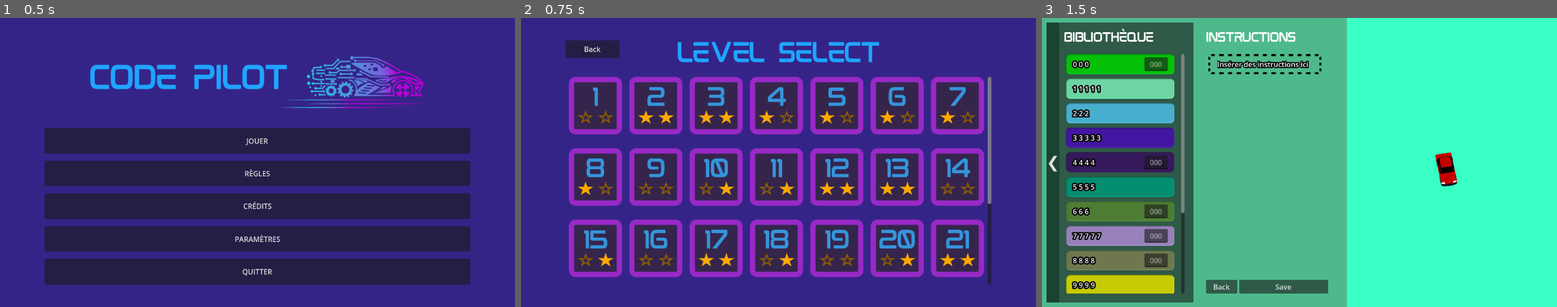
Above: before the commit, frames 1-3 (left to right).
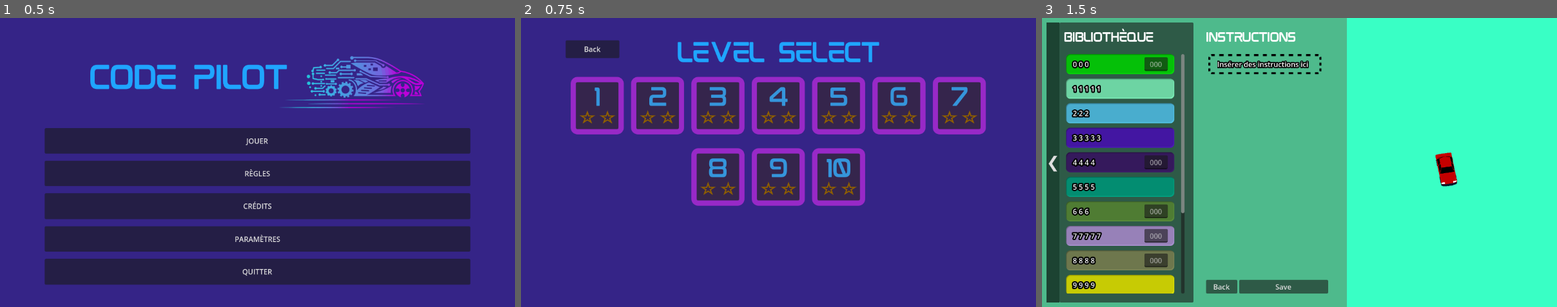
Above: after the commit, the same moments.

Repository: CodePilotIUT/CodePilot
Game: Godot game, scene res://scenes/menus/main_menu.tscn
The game is run twice, just before and just after one commit, with the same random seed, the same clock (stepped at 60 frames per second) and the same inputs.
Inputs (mouse positions are in pixels of both pictures, inside the frame that each line leads up to):
- Up to frame 1 (0.5 s): no input
- Up to frame 2 (0.75 s): click "JOUER" at 0.5 s
- Up to frame 3 (1.5 s): click (1114, 104) at 1.27 s

Frame 1 is identical in both runs. In frame 2, 28% of the frame differs, in the area x 9-92%, y 20-93%; in frame 3, nothing differs.

Commit message:
Création de boutons pour les niveaux en fonction des fichiers disponibles

Diff:
--- a/scripts/ingame/code_library_panel.gd
+++ b/scripts/ingame/code_library_panel.gd
@@ -50,8 +50,8 @@
 
 func set_width(_width: int):
 	width = _width
-	var HSplitContainer = %CodePanel.get_node("MarginContainer").get_node("HSplitContainer")
-	HSplitContainer.split_offset = code_library.size.x - width
+	var HSplit = %CodePanel.get_node("MarginContainer").get_node("HSplitContainer")
+	HSplit.split_offset = code_library.size.x - width
 
 
 func open_panel():
--- a/scripts/menus/levels_menu.gd
+++ b/scripts/menus/levels_menu.gd
@@ -1,11 +1,36 @@
 extends Control
 
-var level_button_scene = preload("res://scenes/menus/elements/level_button.tscn")
+var level_button_scene: PackedScene = preload("res://scenes/menus/elements/level_button.tscn")
 
 func _ready():
-	populate_with_buttons(30)
+	load_level_buttons()
+
+func load_level_buttons():
+	var dir := DirAccess.open("res://levels")
+	if dir:
+		print("Directory opened")
+		dir.list_dir_begin()
+		var file_name = dir.get_next()
+		var level_number := 0
+		while file_name != "":
+			if file_name.ends_with(".json") or true:
+				level_number += 1
+				print("Creation du bouton pour le niveau %d" % level_number)
+				create_level_button(file_name, level_number)
+			file_name = dir.get_next()
+	else:
+		print("Failed to open the directory.")
+
+func create_level_button(file_name: String, level_number: int):
+	var level_button := level_button_scene.instantiate()
+	%LevelsList.add_child(level_button)
+	level_button.set_level(level_number)
+
+func get_button_text(file_name: String) -> String:
+	return file_name.replace(".json", "").capitalize()
 
 func populate_with_buttons(n):
+	"""Populate the list with n button (for testing purposes)"""
 	var list = %LevelsList
 	for i in range(n):
 		var button = level_button_scene.instantiate()
Empty file added: levels/level_1.json
Empty file added: levels/level_10.json
Empty file added: levels/level_2.json
Empty file added: levels/level_3.json
Empty file added: levels/level_4.json
Empty file added: levels/level_5.json
Empty file added: levels/level_6.json
Empty file added: levels/level_7.json
Empty file added: levels/level_8.json
Empty file added: levels/level_9.json
